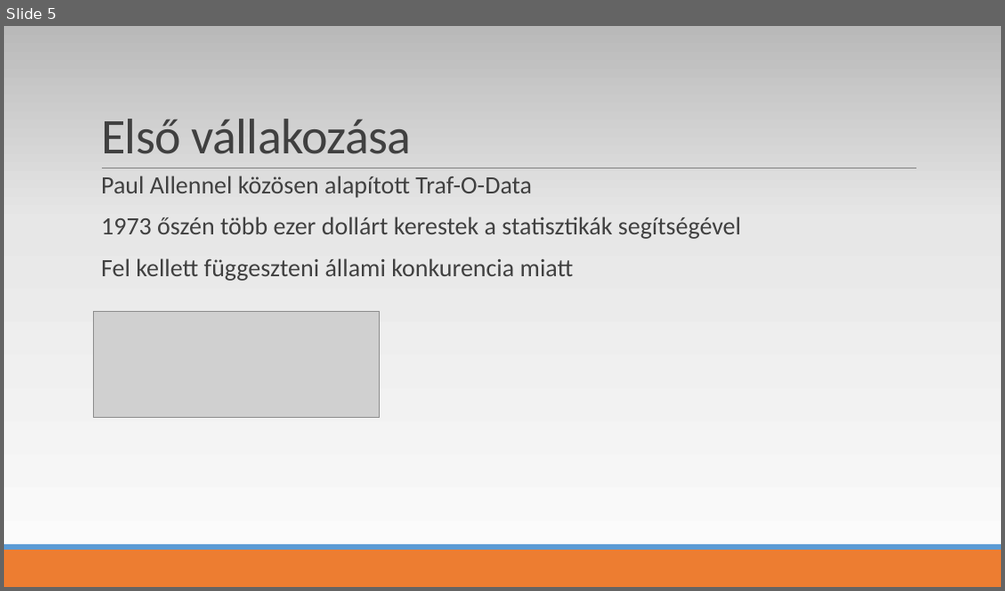
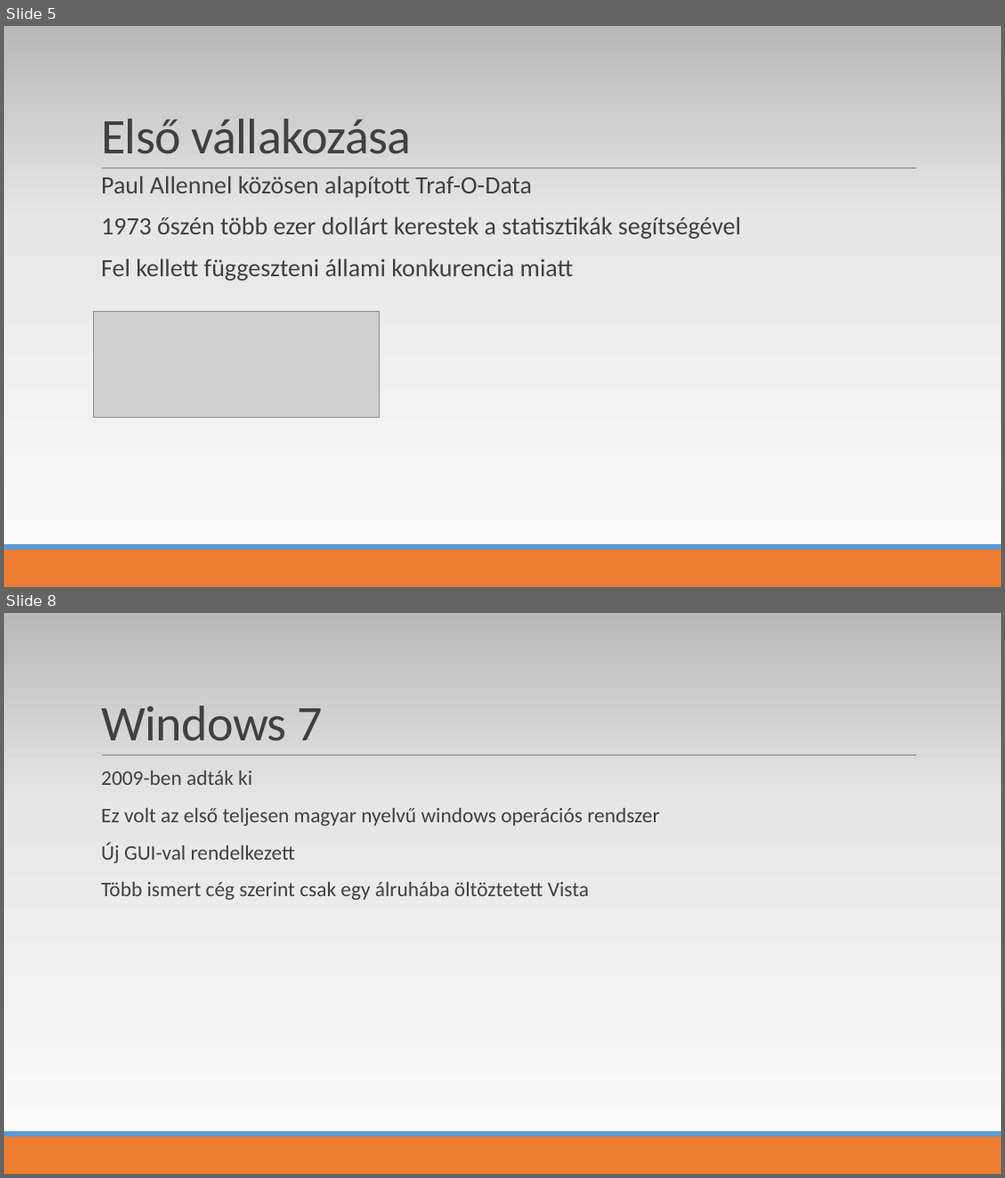
Before and after one commit to mojzeservin/beadando, a slide deck: Microsoft.pptx. Shown one above the other, each under a label of ours: slide 5 before the commit, slides 5 and 8 after it; the slides between them are not shown. The pictures are 1005x591 and 1005x1178 pixels, drawn with LibreOffice and Linux fonts; fonts in the diff are those of the drawing; grey boxes stand for pictures. Boxes give left, top, right and bottom in pixels: in the first picture for what was removed or moved away, otherwise in the second. Text is boxed around its words. In the diff, an @@ line names an element or a change of style, - is before the commit and + after.

```diff
--- a/Microsoft.pptx
+++ b/Microsoft.pptx
@@ slide 8 added at [4, 613, 1001, 1174], background gradient #FEFEFE to #E7E7E7 to #B9B9B9; not listed: 3 template elements that a slide beside it also shows @@
@@ title added at [101, 706, 322, 741], 48 pt, text #404040 @@
+Windows 7
@@ text added at [101, 771, 659, 900], 20 pt, text #404040 @@
+  2009-ben adták ki
+  Ez volt az első teljesen magyar nyelvű windows operációs rendszer
+  Új GUI-val rendelkezett
+  Több ismert cég szerint csak egy álruhába öltöztetett Vista
```
Also in this commit, not shown: 3 slides changed, 1 other slide added, 3 slides removed.
